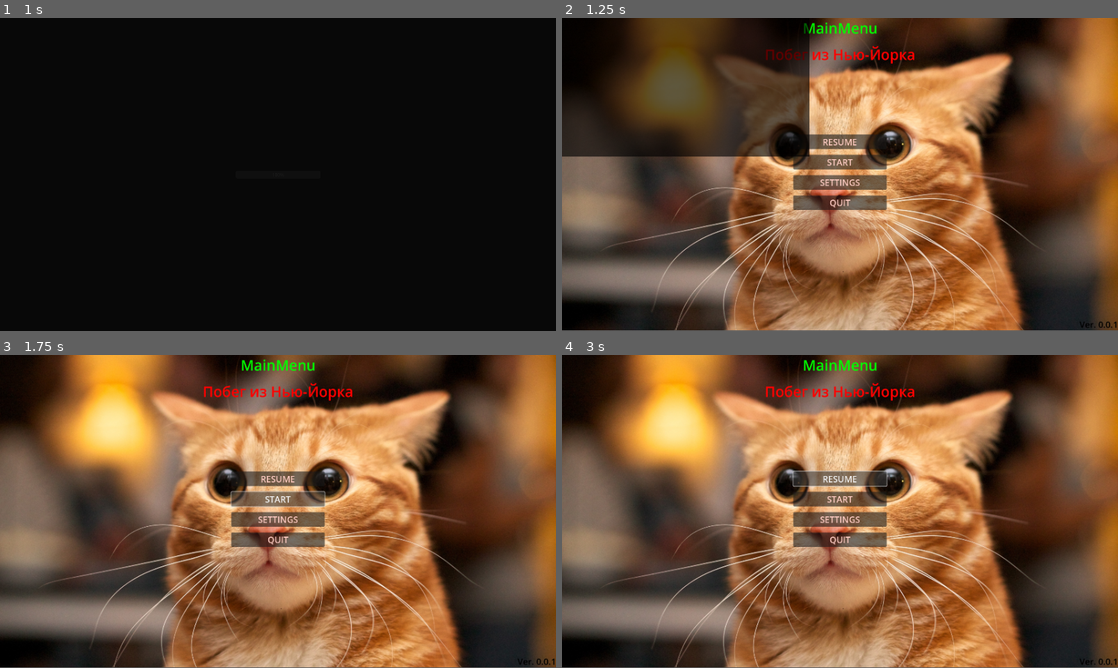
Above: before the commit, frames 1-4 (two rows, left to right).
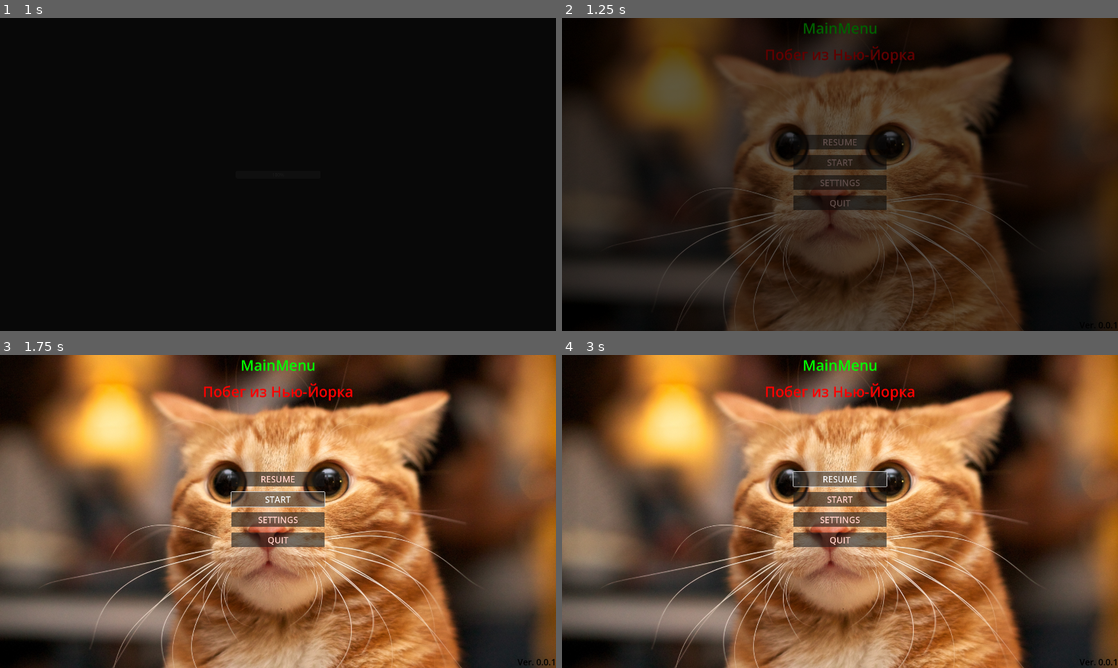
Above: after the commit, the same moments.

Repository: Kooler7/space_jail_break
Game: Godot game, scene res://main/main.tscn
The game is run twice, just before and just after one commit, with the same random seed, the same clock (stepped at 60 frames per second) and the same inputs.
Inputs:
- Up to frame 1 (1 s): no input
- Up to frame 2 (1.25 s): no input
- Up to frame 3 (1.75 s): click "START" at 1.25 s
- Up to frame 4 (3 s): click "START" at 2 s; click "RESUME" at 2.75 s
In our replay, in frame 2 the window is 800x449 before the commit and 800x450 after it. These sizes can differ from the game's own. Grey fills any space a smaller window leaves; there, only what the larger window draws over its background counts as a difference.

Frame 1 is identical in both runs. In frame 2, 72% of the frame differs, in the area x 0-100%, y 0-100%; in frame 3, 1.9%; in frame 4, 1.9%.

Commit message:
ScreenSettings Improovment

Diff:
--- a/autoloads/Settings.gd
+++ b/autoloads/Settings.gd
@@ -4,39 +4,26 @@
 @onready var window : Window = get_window()
 
 
-
-#func _ready() -> void:
-	#ProjectSettings.internationalization/locale/test = "en"
-
 enum ScreenStates {
 	WINDOWED,
 	FULLSCREEN
 }
-var current_screen_state : ScreenStates = ScreenStates.WINDOWED
+var current_screen_state : ScreenStates
 
 var camera : Camera2D
 var full_screen : bool = false
-var screen_resolution : int = 0
-var screen_sizes : Array = [
-	Vector2(854, 480),
-	Vector2(1280, 720),
-	Vector2(1366, 768),
-	Vector2(1920, 1080)
-	]
+var current_screen_resolution : String = "Default"
+var screen_sizes : Dictionary = {
+	"854x480" : Vector2(854, 480),
+	"1280x720" : Vector2(1280, 720),
+	"1366x768" : Vector2(1366, 768),
+	"Default" : Vector2(1920, 1080)
+	}
 
 var languages : Array = ["en", "ru"]
 
-func check_screen_resolution() -> void:
-	match  screen_resolution:
-		0:
-			set_screen_resolution(screen_sizes[3], screen_sizes[0])
-		1:
-			set_screen_resolution(screen_sizes[3], screen_sizes[1])
-		2:
-			set_screen_resolution(screen_sizes[3], screen_sizes[2])
-		3:
-			set_screen_resolution(screen_sizes[3], screen_sizes[3])
-
+func _ready() -> void:
+	toggle_fullscreen(ScreenStates.FULLSCREEN)
 
 func set_screen_resolution(default_resolution : Vector2, new_resolution : Vector2):
 		DisplayServer.window_set_size(new_resolution)
@@ -45,11 +32,13 @@
 		camera.zoom.y = 1/window.content_scale_factor
 
 
+
 func toggle_fullscreen(new_state) -> void:
 	match new_state:
 		ScreenStates.WINDOWED:
 			DisplayServer.window_set_mode(DisplayServer.WINDOW_MODE_WINDOWED)
 			current_screen_state = ScreenStates.WINDOWED
+			set_screen_resolution(screen_sizes["Default"], screen_sizes[current_screen_resolution])
 		ScreenStates.FULLSCREEN:
 			DisplayServer.window_set_mode(DisplayServer.WINDOW_MODE_FULLSCREEN)
 			current_screen_state = ScreenStates.FULLSCREEN
--- a/levels/main_menu/main_menu.gd
+++ b/levels/main_menu/main_menu.gd
@@ -21,7 +21,7 @@
 
 func _ready() -> void:
 	Settings.camera = camera
-	Settings.check_screen_resolution()
+	#Settings.check_screen_resolution()
 	version.text = "Ver. " + ProjectSettings.get_setting("application/config/version")
 
 
--- a/levels/main_menu/mm_elements/full_screen_switcher/full_screen_switcher.gd
+++ b/levels/main_menu/mm_elements/full_screen_switcher/full_screen_switcher.gd
@@ -3,7 +3,9 @@
 
 @onready var button : CheckButton = $CheckButton
 
-
+func _ready() -> void:
+	if Settings.current_screen_state == Settings.ScreenStates.FULLSCREEN:
+		button.button_pressed = true
 
 func _on_check_button_toggled(toggled_on: bool) -> void:
 	if button.button_pressed:
--- a/levels/main_menu/mm_elements/resolution_switcher/resolution_switcher.gd
+++ b/levels/main_menu/mm_elements/resolution_switcher/resolution_switcher.gd
@@ -12,24 +12,11 @@
 	resolution_buttons.sort()
 	for button in resolution_buttons:
 		button.pressed.connect(on_button.bind(button))
-	resolution_buttons[Settings.screen_resolution].button_pressed = true
+		if button.name == Settings.current_screen_resolution:
+			button.button_pressed = true
+
 
 
 func on_button(button : CheckBox):
-	var size_0 = str(Settings.screen_sizes[0].x)+"x"+str(Settings.screen_sizes[0].y)
-	var size_1 = str(Settings.screen_sizes[1].x)+"x"+str(Settings.screen_sizes[1].y)
-	var size_2 = str(Settings.screen_sizes[2].x)+"x"+str(Settings.screen_sizes[2].y)
-	var size_3 = str(Settings.screen_sizes[3].x)+"x"+str(Settings.screen_sizes[3].y)
-	match button.name:
-		size_0:
-			Settings.screen_resolution = 0
-			Settings.check_screen_resolution()
-		size_1:
-			Settings.screen_resolution = 1
-			Settings.check_screen_resolution()
-		size_2:
-			Settings.screen_resolution = 2
-			Settings.check_screen_resolution()
-		size_3:
-			Settings.screen_resolution = 3
-			Settings.check_screen_resolution()
+	Settings.set_screen_resolution(Settings.screen_sizes["Default"], Settings.screen_sizes[button.name])
+	Settings.current_screen_resolution = button.name
--- a/levels/main_menu/mm_elements/resolution_switcher/resolution_switcher.tscn
+++ b/levels/main_menu/mm_elements/resolution_switcher/resolution_switcher.tscn
@@ -37,7 +37,7 @@
 button_group = ExtResource("1_7n7rt")
 text = "1366x768"
 
-[node name="1920x1080" type="CheckBox" parent="Buttons"]
+[node name="Default" type="CheckBox" parent="Buttons"]
 layout_mode = 2
 theme_override_colors/font_color = Color(0, 1, 0, 1)
 button_group = ExtResource("1_7n7rt")
